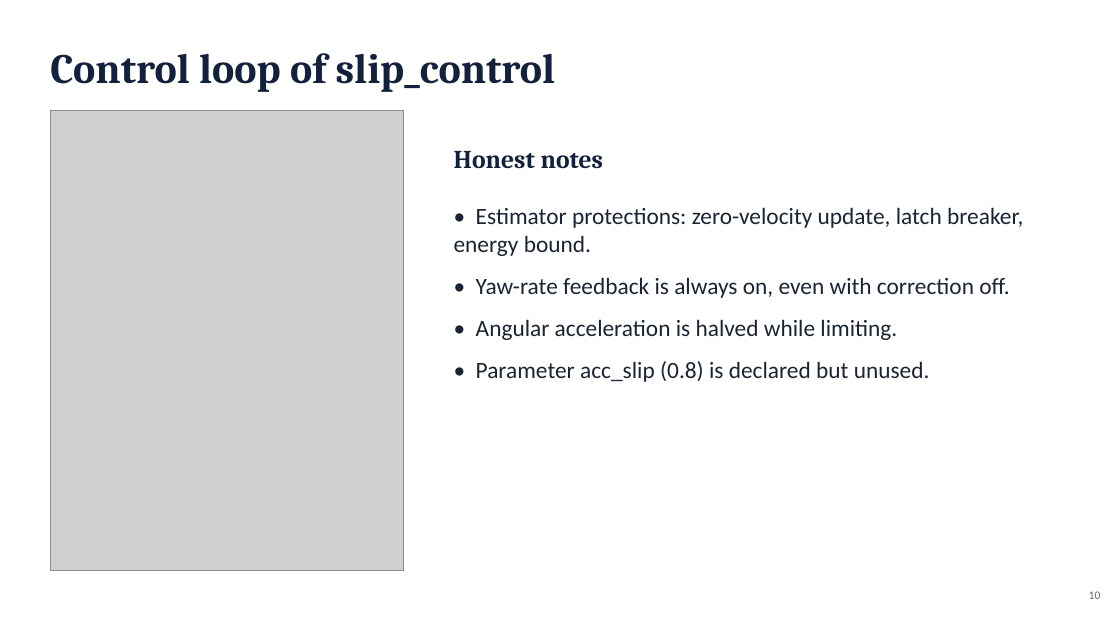
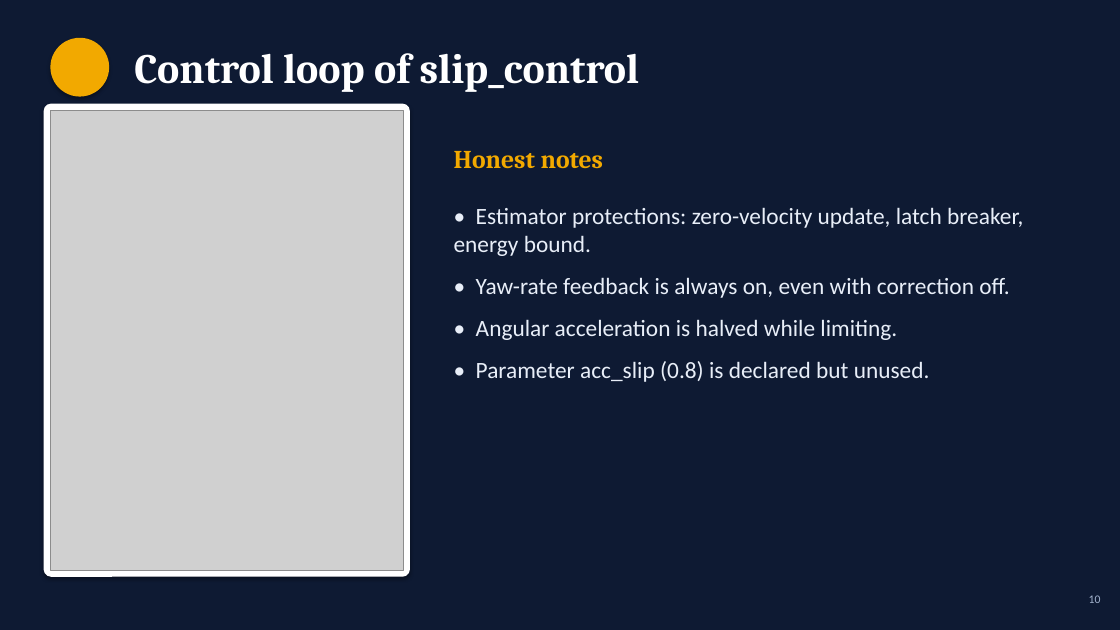
Before and after one commit to Saibts/AgileX_ScoutMini_JAZZY, a slide deck: slide 10 of docs/Scout_Mini_Project_Presentation.pptx. Drawn at 1120x630 pixels with LibreOffice and Linux fonts; fonts in the diff are those of the drawing; grey boxes stand for pictures. Boxes give left, top, right and bottom in pixels: in the first picture for what was removed or moved away, otherwise in the second. Text is boxed around its words. In the diff, an @@ line names an element or a change of style, - is before the commit and + after.

```diff
--- a/docs/Scout_Mini_Project_Presentation.pptx
+++ b/docs/Scout_Mini_Project_Presentation.pptx
@@ background #FFFFFF to #0E1A33 @@
@@ text "Control loop of slip_control": place and size @@
-text "Control loop of slip_control" at [50, 53, 556, 92]
+text "Control loop of slip_control" at [134, 53, 640, 92]
@@ text "Control loop of slip_control" at [134, 53, 640, 92]: text colour #14213D to #FFFFFF @@
@@ ellipse added at [50, 38, 109, 97], fill #F2A900 @@
@@ rounded rectangle added at [44, 103, 410, 576], fill #FFFFFF @@
@@ text "Honest notes" at [454, 151, 604, 169]: text colour #14213D to #F2A900 @@
@@ text "• Estimator protections: zero-velocity update, ..." at [454, 207, 1023, 382]: text colour #1B2433 to #E8EEF8 @@
@@ text "10" at [1089, 595, 1101, 603]: text colour #5B6678 to #A3B3CE @@
```
Also in this commit, not shown: 14 other slides changed.
